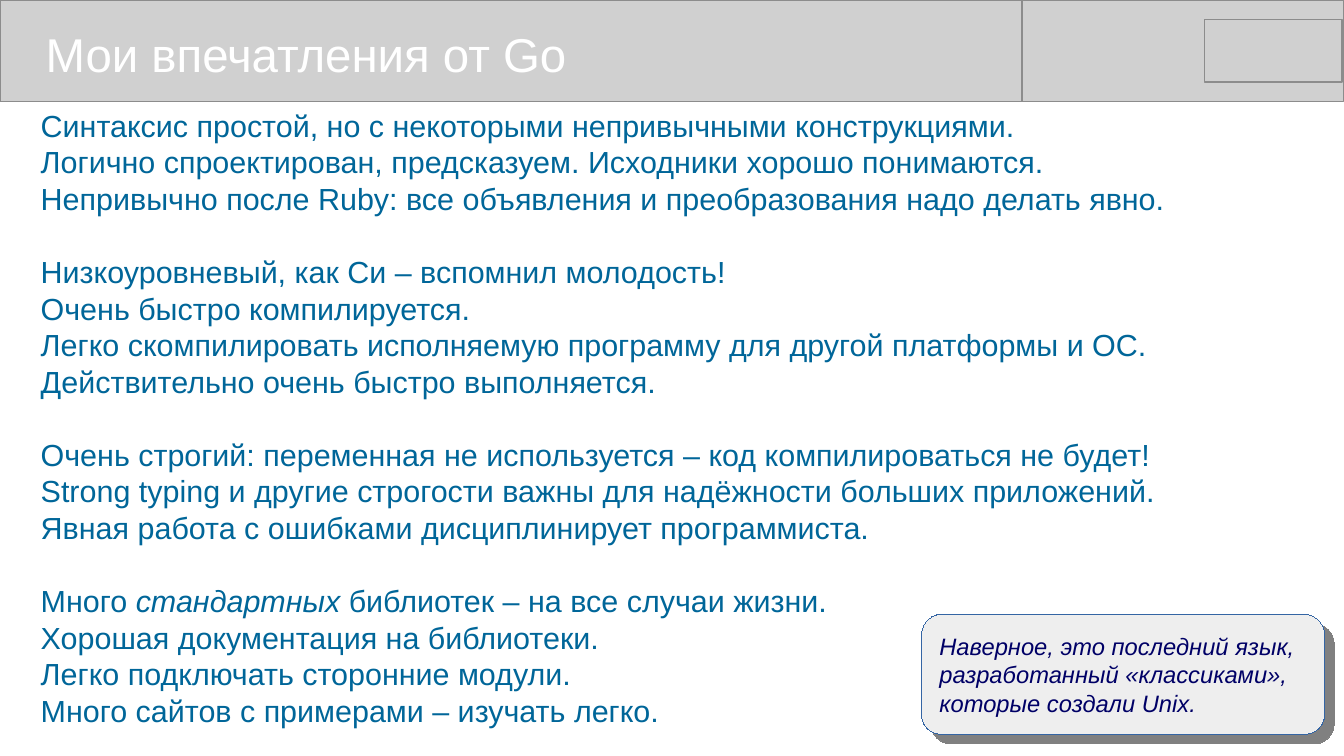
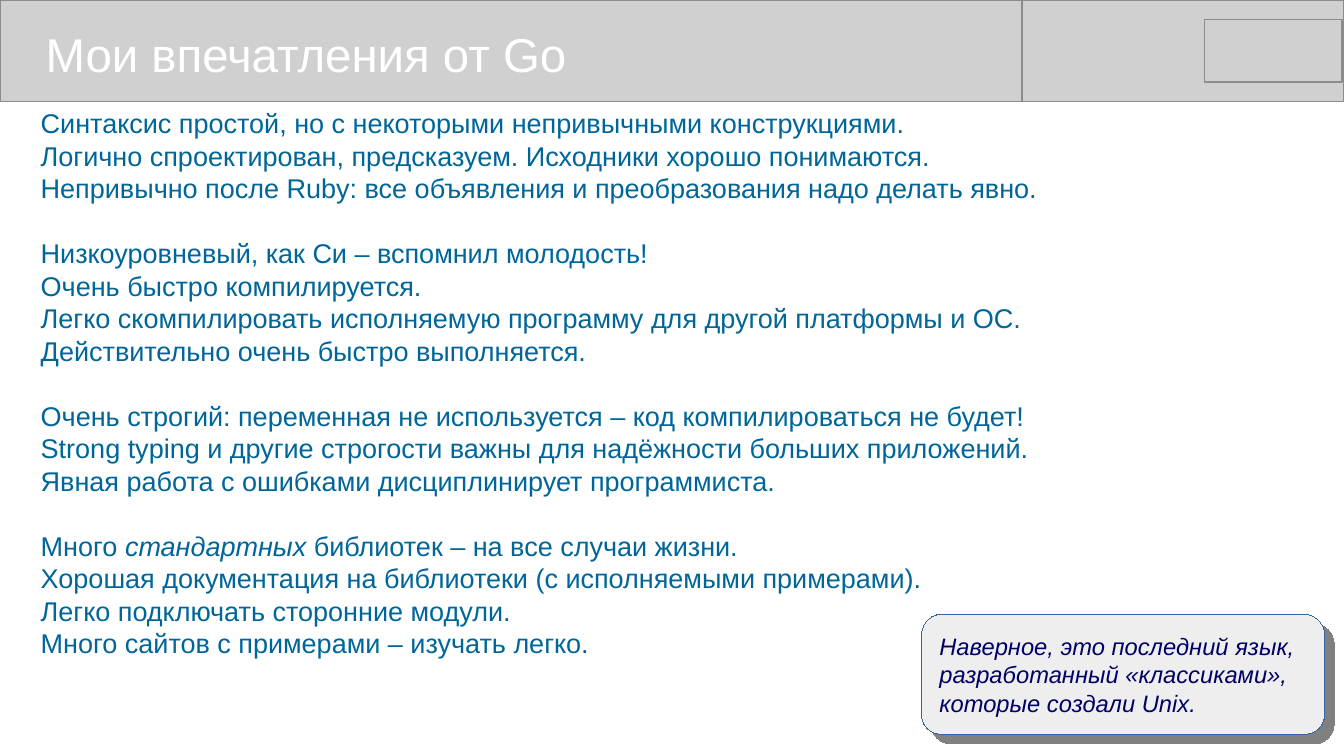
Before and after one commit to mike-shock/Go_language, a slide deck: slide 34 of Go_Review.odp (slide 32 before the commit). Drawn at 1344x756 pixels with LibreOffice and Linux fonts; fonts in the diff are those of the drawing; grey boxes stand for pictures. Boxes give left, top, right and bottom in pixels: in the first picture for what was removed or moved away, otherwise in the second. Text is boxed around its words. In the diff, an @@ line names an element or a change of style, - is before the commit and + after.

```diff
--- a/Go_Review.odp
+++ b/Go_Review.odp
@@ text at [41,113,1036,658]: size 18 to 16 pt @@
@@ text at [41,568,921,593]: text changed; size 18 to 16 pt @@
-Хорошая документация на библиотеки.
+Хорошая документация на библиотеки (с исполняемыми примерами).
```
Also in this commit, not shown: 4 other slides changed, 2 slides added, 1 other file.
